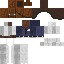
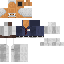
Two versions of the same layered image (64×64). Layer-by-layer changes:
moved "Vibrance 1" (2nd of 2, in "Group 1") into group "Group 1", painted on it over (x1=0, y1=0, x2=64, y2=30)
moved "Layer 6 copy 2" (2nd of 2, in "Group 1") into group "Group 1" over (x1=0, y1=0, x2=32, y2=30)
added group "Group 2" with 2 layers above "Group 3" over (x1=0, y1=0, x2=32, y2=30)
moved "Layer 8" into group "Group 2", painted on it over (x1=0, y1=0, x2=32, y2=17)
moved "Layer 6 copy" into group "Group 2" over (x1=0, y1=0, x2=32, y2=30)
moved "Layer 6" into group "Group 3", painted on it over (x1=0, y1=0, x2=32, y2=30)
painted on "Layer 1", masked it over (x1=0, y1=0, x2=64, y2=64)
